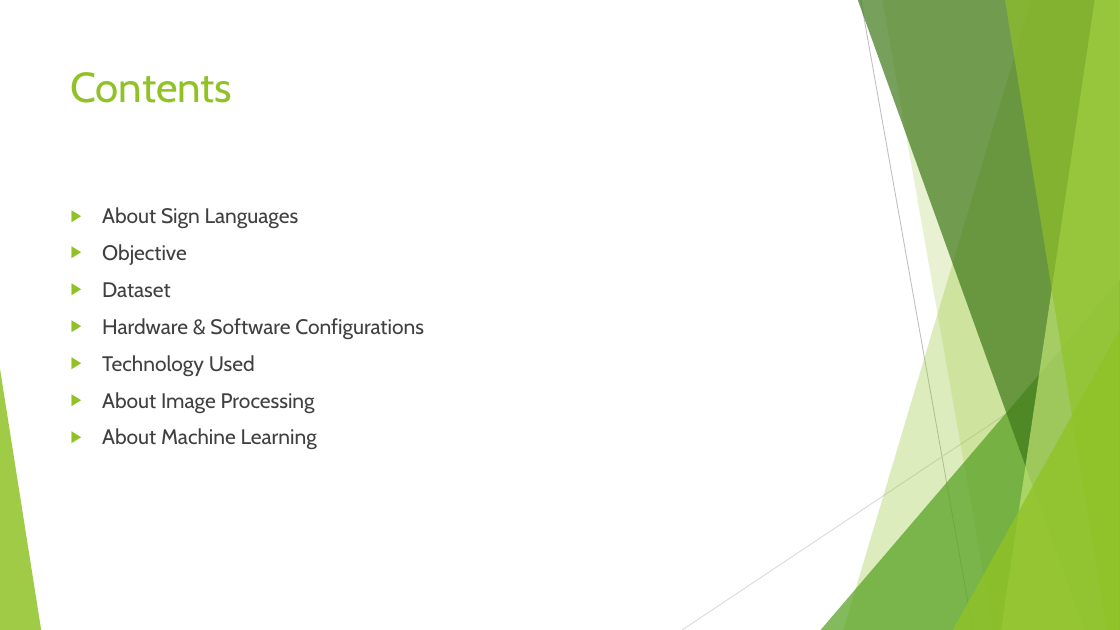
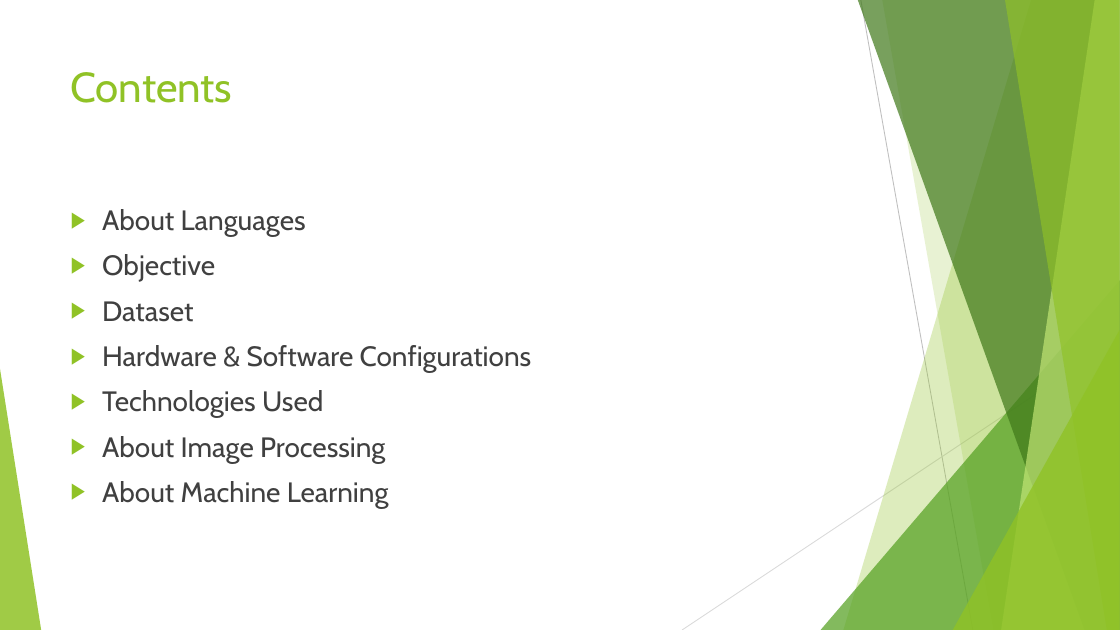
Before and after one commit to sandipgoswami/Mythesis, a slide deck: slide 2 of Sign language/Final/Thesis PPT 0362577-2.pptx. Drawn at 1120x630 pixels with LibreOffice and Linux fonts; fonts in the diff are those of the drawing. Boxes give left, top, right and bottom in pixels: in the first picture for what was removed or moved away, otherwise in the second. Text is boxed around its words. In the diff, an @@ line names an element or a change of style, - is before the commit and + after.

```diff
--- a/Sign language/Final/Thesis PPT 0362577-2.pptx
+++ b/Sign language/Final/Thesis PPT 0362577-2.pptx
@@ text at [102,209,306,237]: text changed; size 18 to 24 pt @@
-▶ About Sign Languages
+▶ About Languages
@@ text at [102,254,532,508]: size 18 to 24 pt in "Objective", "Dataset", "Hardware & Software Configurations", "About Image Processing" and 1 more places @@
@@ text at [102,390,323,418]: text changed; size 18 to 24 pt @@
-▶ Technology Used
+▶ Technologies Used
```
Also in this commit, not shown: 2 other slides changed, 4 slides added, 3 other files.
